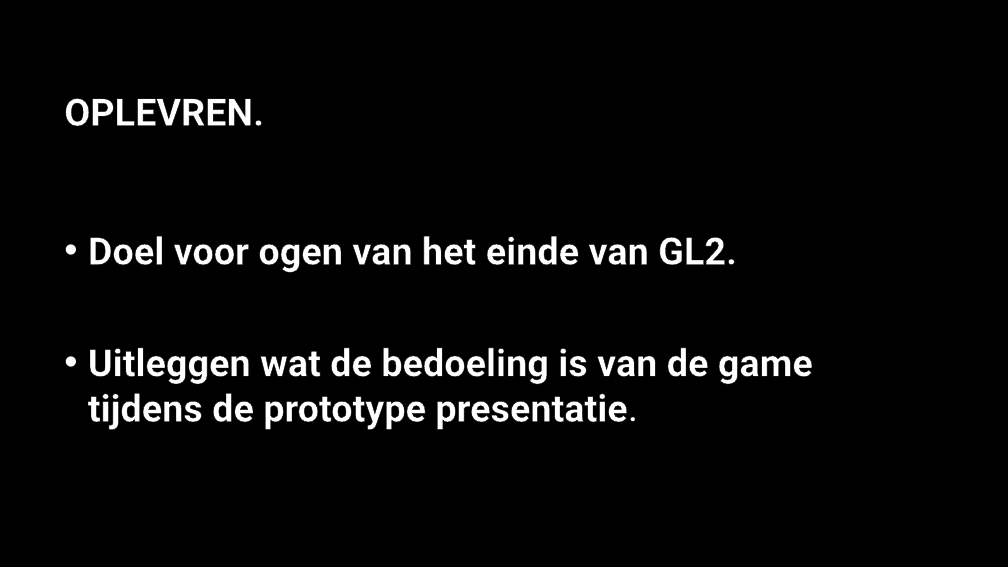
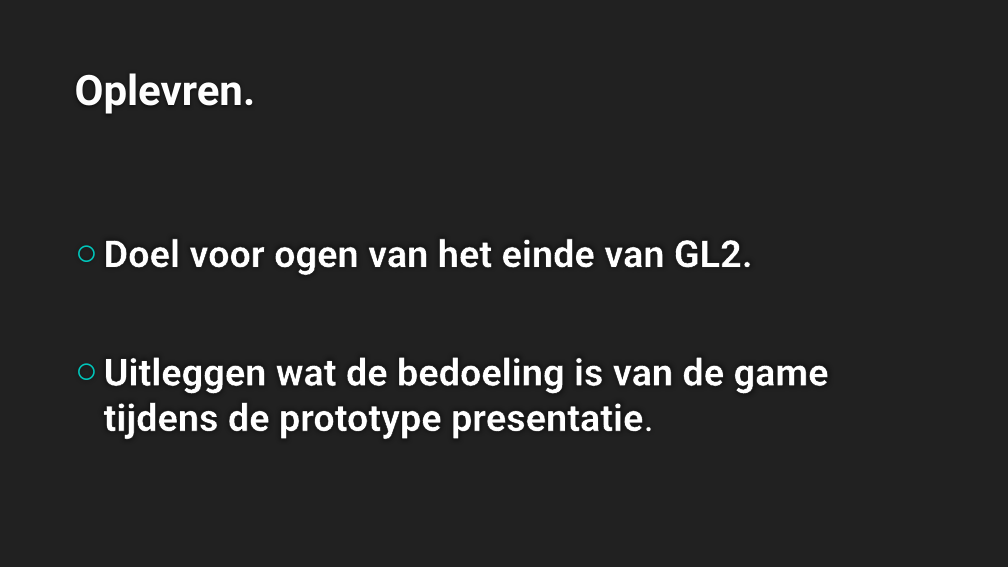
Before and after one commit to DanialVEVO/Gamelab2, a slide deck: slide 9 of Presentatie/Concept Fase.pptx. Drawn at 1008x567 pixels with LibreOffice and Linux fonts; fonts in the diff are those of the drawing; background and template pictures are left out. Boxes give left, top, right and bottom in pixels: in the first picture for what was removed or moved away, otherwise in the second. Text is boxed around its words. In the diff, an @@ line names an element or a change of style, - is before the commit and + after.

```diff
--- a/Presentatie/Concept Fase.pptx
+++ b/Presentatie/Concept Fase.pptx
@@ background picture (left out) to #212121 @@
@@ title "Oplevren." at [75, 73, 256, 114]: vertical alignment middle to bottom @@
@@ title at [75, 73, 256, 114]: text changed; size 36 to 40 pt; text colour #FFFFFF to #FEFEFE @@
-OPLEVREN.
+Oplevren.
@@ text "Doel voor ogen van het ...": place and size @@
-text "Doel voor ogen van het ..." at [88, 236, 813, 430]
+text "Doel voor ogen van het ..." at [104, 239, 829, 439]
@@ text "Doel voor ogen van het ..." at [104, 239, 829, 439]: bullet • to ○; more space between paragraphs; bullet colour #FFFFFF to #00C6BB @@
```
Also in this commit, not shown: 8 other slides changed, 1 other file.
